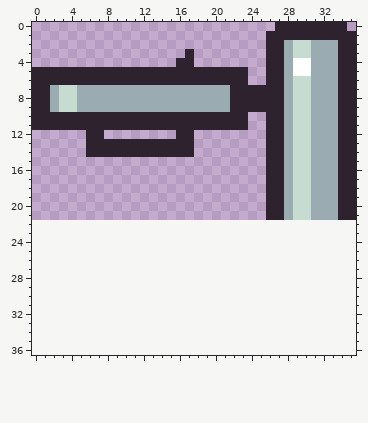
File history of a pixel-art sprite, Assets/Textures/anim_broken_bottle_grabber/anim_broken_bottle_grabber1.png. The first picture shows the starting point.
The file is 36x22 pixels. The old version is drawn lined up with the new one, on the new canvas.
And afterwards:
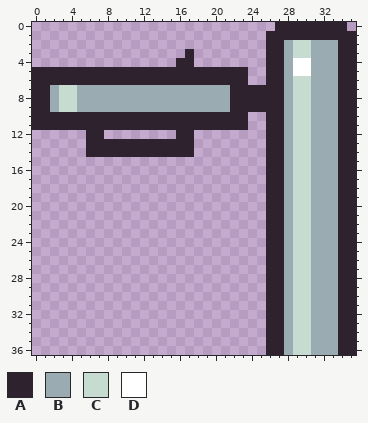
Palette (. is transparent): A #2e222f  B #9babb2  C #c7dcd0  D #ffffff
The exact change:
canvas 36x22 -> 36x37
y 22..36: x 26..35 .......... -> AABCCBBBAA
Pixel boxes of the changes (left, top, right, bottom) in both pictures:
added: (266, 220, 356, 355)
